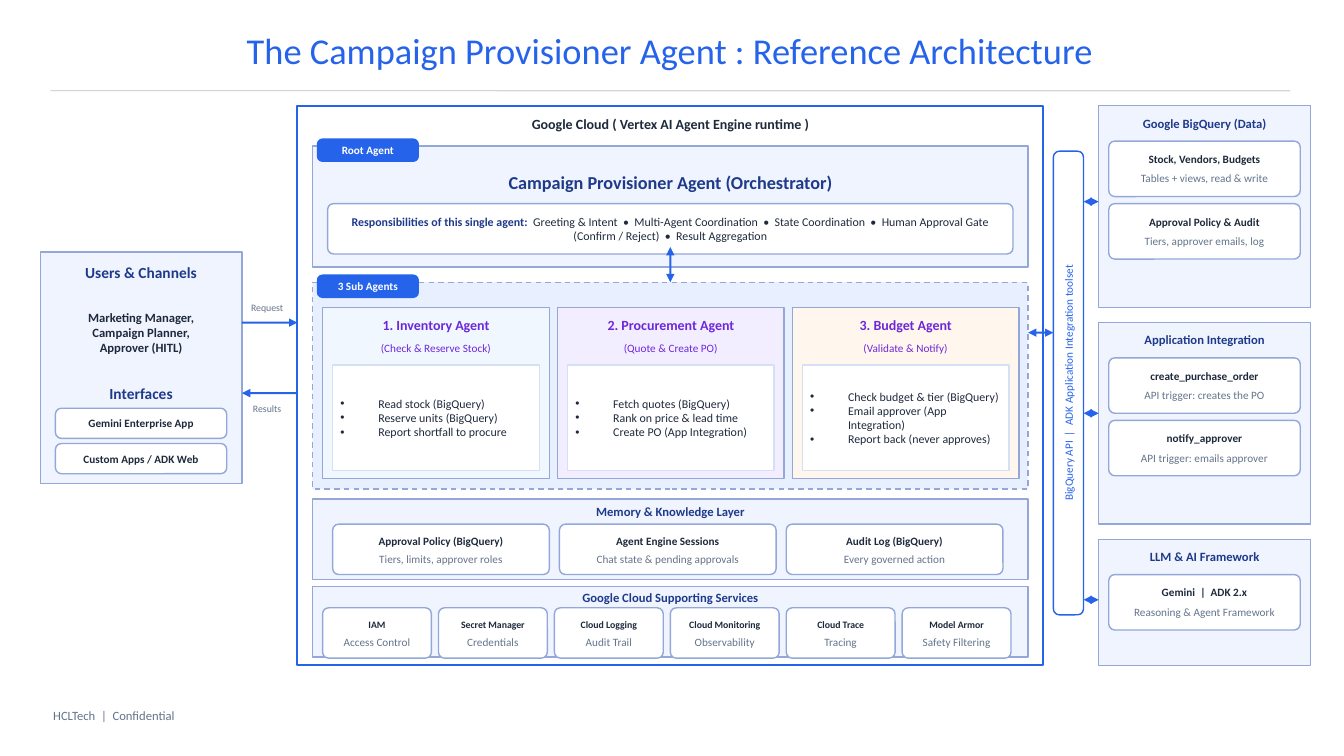
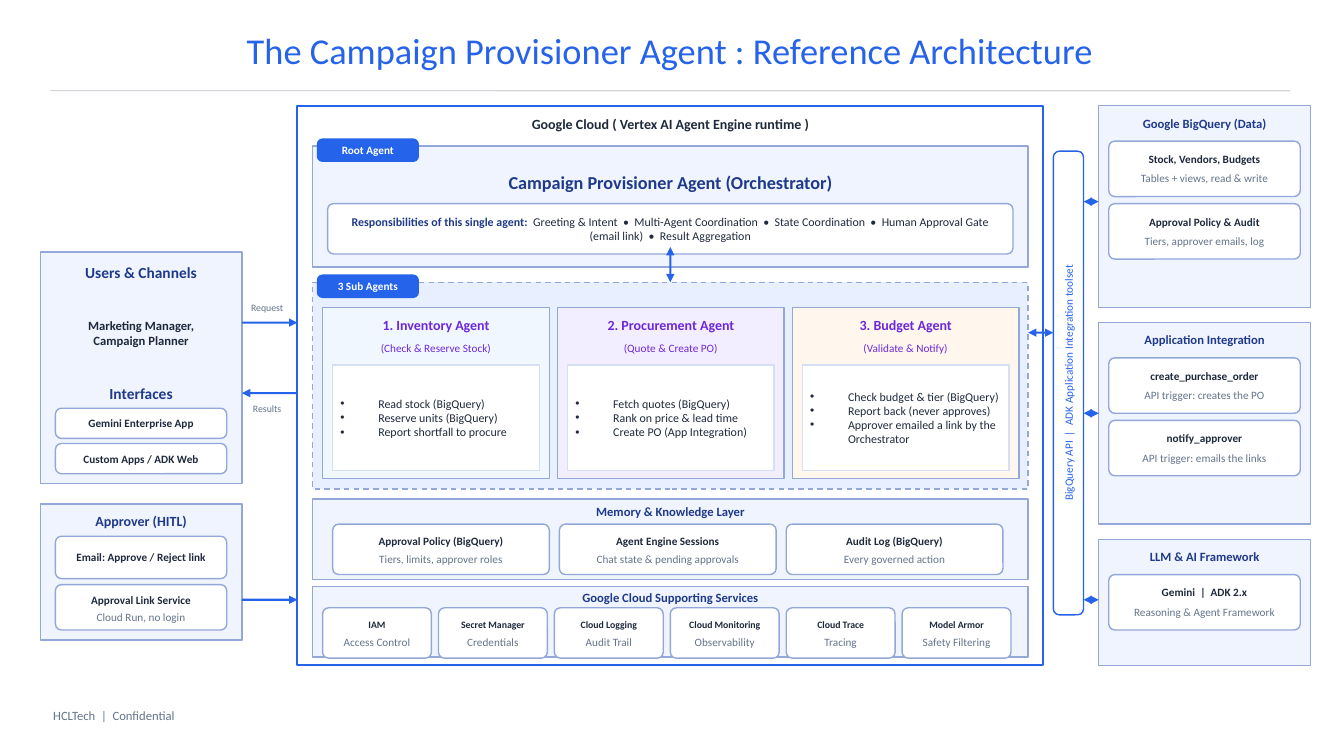
Before and after one commit to DasBalvinderDas/market-campaign-agent, a slide deck: slide 3 of docs/Campaign_Provisioner_Management_Deck.pptx. Drawn at 1344x756 pixels with LibreOffice and Linux fonts; fonts in the diff are those of the drawing. Boxes give left, top, right and bottom in pixels: in the first picture for what was removed or moved away, otherwise in the second. Text is boxed around its words. In the diff, an @@ line names an element or a change of style, - is before the commit and + after.

```diff
--- a/docs/Campaign_Provisioner_Management_Deck.pptx
+++ b/docs/Campaign_Provisioner_Management_Deck.pptx
@@ text at bbox=[352, 217, 989, 242]: text changed @@
-Responsibilities of this single agent: Greeting & Intent • Multi-Agent Coordination • State Coordination • Human Approval Gate (Confirm / Reject) • Result Aggregation
+Responsibilities of this single agent: Greeting & Intent • Multi-Agent Coordination • State Coordination • Human Approval Gate (email link) • Result Aggregation
@@ text at bbox=[93, 336, 188, 347]: text changed @@
-Campaign Planner,
-Approver (HITL)
+Campaign Planner
@@ text at bbox=[848, 406, 947, 431]: paragraph removed @@
-• Email approver (App Integration)
@@ text at bbox=[848, 420, 996, 443]: paragraph added @@
+• Approver emailed a link by the Orchestrator
@@ text at bbox=[1142, 454, 1266, 464]: text changed @@
-API trigger: emails approver
+API trigger: emails the links
@@ rectangle added at bbox=[40, 504, 242, 640], fill #EFF4FF, outline #93A8D8 1 pt @@
@@ rounded rectangle added at bbox=[55, 536, 227, 579], fill #FFFFFF, outline #93A8D8 1 pt @@
@@ text added at bbox=[95, 516, 187, 529], 10 pt, text #1F3A8A, bold @@
+Approver (HITL)
@@ text added at bbox=[76, 553, 206, 563], 8 pt, text #1E293B, bold @@
+Email: Approve / Reject link
@@ rounded rectangle added at bbox=[55, 585, 227, 630], fill #FFFFFF, outline #93A8D8 1 pt @@
@@ text added at bbox=[91, 596, 190, 606], 8 pt, text #1E293B, bold @@
+Approval Link Service
@@ text added at bbox=[97, 613, 185, 623], 8 pt, text #64748B @@
+Cloud Run, no login
@@ arrow added from (242, 600) to (297, 600), #2563EB 1.5 pt @@
```
Also in this commit, not shown: 1 other slide changed, 4 other files.
